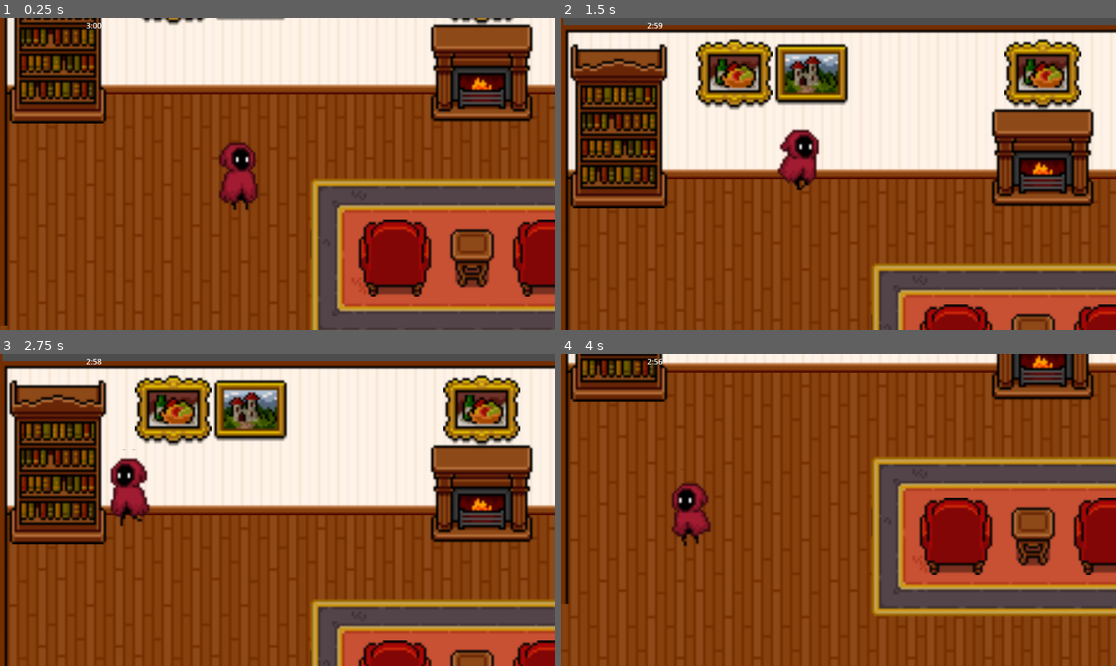
Above: before the commit, frames 1-4 (two rows, left to right).
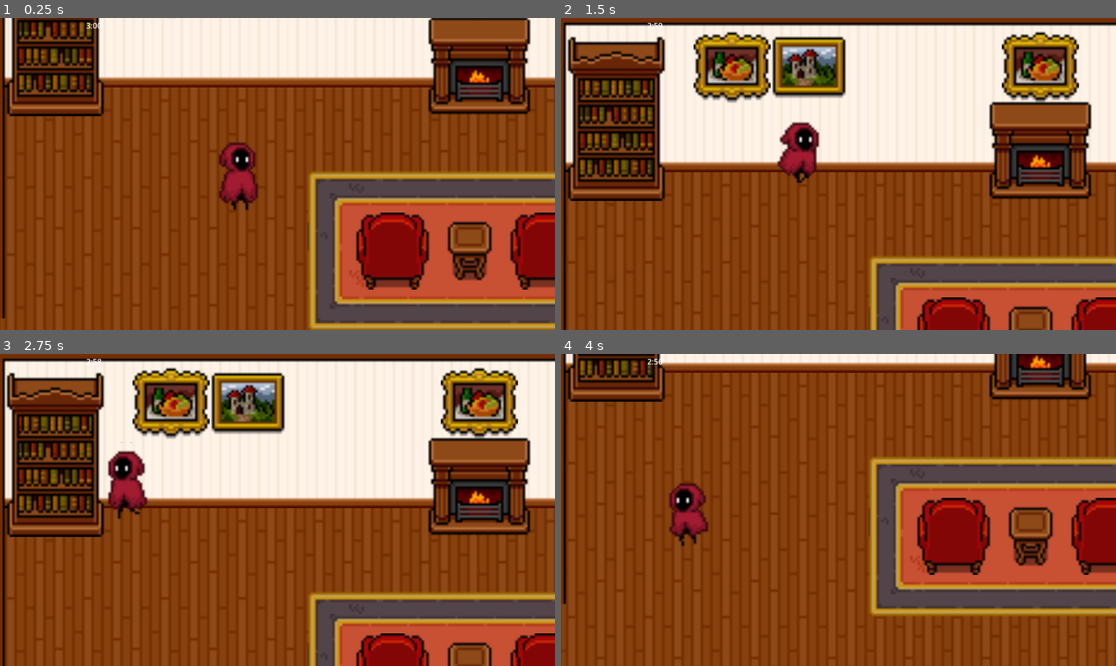
Above: after the commit, the same moments.

Repository: ChiefGuap/McCoy-s-Mansion
Game: Godot game, scene res://game.tscn
Same seed, same stepped clock (60 frames per second), same inputs: the game is played once before the commit and once after it.
Inputs:
- Up to frame 1 (0.25 s): no input
- Up to frame 2 (1.5 s): tap Enter at 0.5 s; hold Up (move_up) from 0.53 s (still down)
- Up to frame 3 (2.75 s): release Up (move_up) at 2.03 s; hold Left (move_left) from 2.03 s (still down)
- Up to frame 4 (4 s): release Left (move_left) at 3.53 s; hold Down (move_down) from 3.53 s (still down)

The runs differ from the first frame. In frame 1, 27% of the frame differs, in the area x 0-100%, y 0-100%; in frame 2, 37%; in frame 3, 37%; in frame 4, 9.1%.

Commit message:
fixed camera limits

Diff:
--- a/game.tscn
+++ b/game.tscn
@@ -8,7 +8,7 @@
 [ext_resource type="Script" uid="uid://dfruiga03ayob" path="res://scripts/cameraControl.gd" id="5_ryrav"]
 
 [sub_resource type="RectangleShape2D" id="RectangleShape2D_eow3j"]
-size = Vector2(9, 32.5)
+size = Vector2(7, 32.5)
 
 [sub_resource type="RectangleShape2D" id="RectangleShape2D_ryrav"]
 size = Vector2(5, 32)
@@ -17,13 +17,12 @@
 script = ExtResource("1_fc0e3")
 
 [node name="Level1" parent="." instance=ExtResource("2_7jktm")]
-position = Vector2(0, -1)
+position = Vector2(-1, -4)
 
 [node name="Level2" parent="." instance=ExtResource("5_7jktm")]
 position = Vector2(1, 0)
 
 [node name="Level3" parent="." instance=ExtResource("4_ryrav")]
-position = Vector2(0, 3)
 
 [node name="Player" parent="." instance=ExtResource("3_feb5d")]
 z_index = 50
@@ -50,13 +49,13 @@
 [node name="Door_to_Level2" type="Area2D" parent="."]
 
 [node name="CollisionShape2D" type="CollisionShape2D" parent="Door_to_Level2"]
-position = Vector2(416, 181.25)
+position = Vector2(415.5, 176)
 shape = SubResource("RectangleShape2D_eow3j")
 
 [node name="Door_to_Level3" type="Area2D" parent="."]
 
 [node name="CollisionShape2D" type="CollisionShape2D" parent="Door_to_Level3"]
-position = Vector2(0.5, 179)
+position = Vector2(0, 176)
 shape = SubResource("RectangleShape2D_ryrav")
 
 [connection signal="timeout" from="UI_Layer/Timer" to="." method="_on_timer_timeout"]
--- a/scripts/cameraControl.gd
+++ b/scripts/cameraControl.gd
@@ -12,7 +12,7 @@
 	if (currCameraPos == 1):
 		limit_left = 416
 		limit_top = 64
-		limit_right = 750
+		limit_right = 735
 		limit_bottom = 256
 		currCameraPos = 2
 		parent.position = Vector2(450, 176)
@@ -32,9 +32,9 @@
 	if currCameraPos == 1:
 		# Switch to Bedroom (Room 3)
 		limit_left = -255
-		limit_top = -100
+		limit_top = -96
 		limit_right = 1
-		limit_bottom = 291
+		limit_bottom = 288
 		currCameraPos = 3
 		parent.position = Vector2(-30, 176)
 
